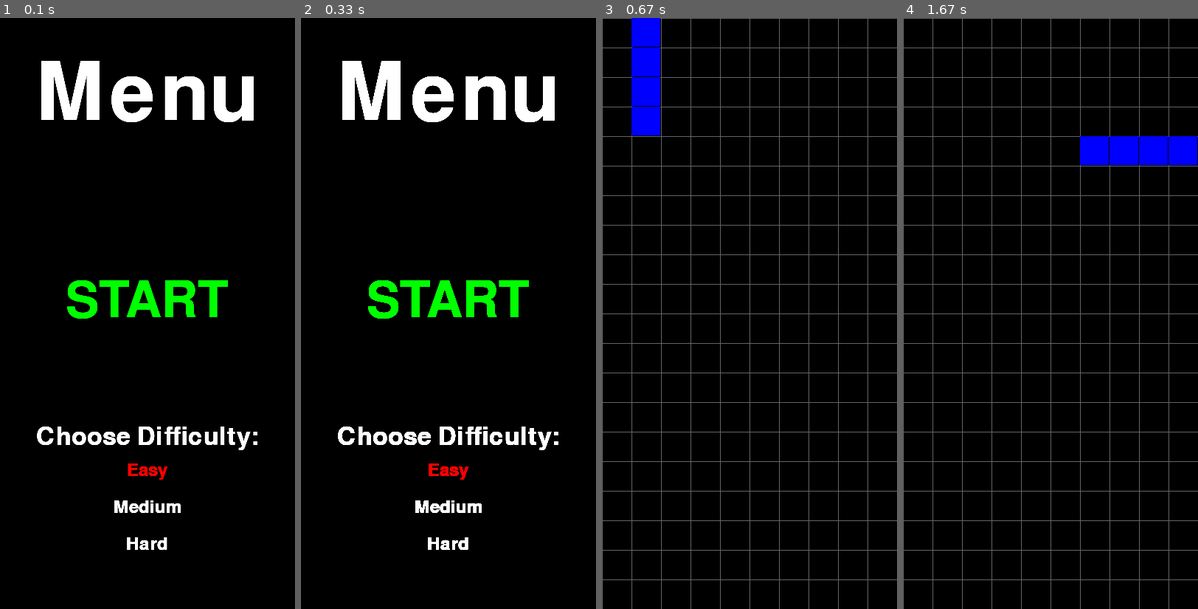
Above: before the commit, frames 1-4 (left to right).
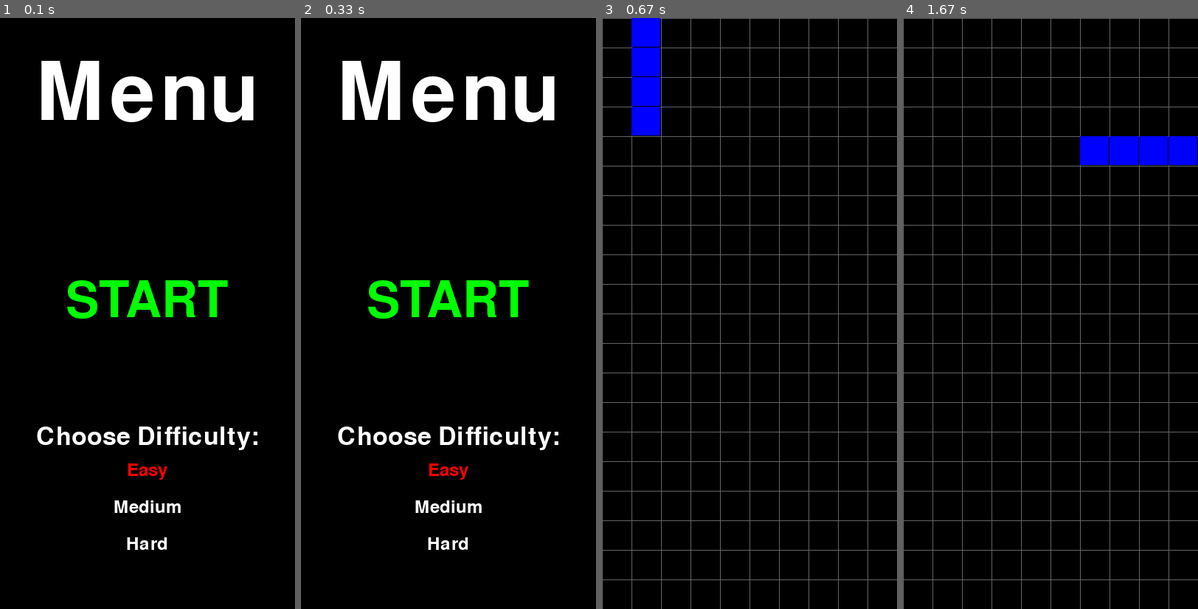
Above: after the commit, the same moments.

Repository: MrGio7/Tetris-pygame
Game: pygame game, started from main.py
Two runs of this game, one before a commit and one after it. Both use one fixed random seed, a clock stepped at 60 frames per second and the inputs below.
Inputs (mouse positions are in pixels of both pictures, inside the frame that each line leads up to):
- Up to frame 1 (0.1 s): no input
- Up to frame 2 (0.33 s): no input
- Up to frame 3 (0.67 s): press the mouse at (737, 337) at 0.37 s; move the mouse to (790, 319) at 0.47 s; release the mouse at (843, 295) at 0.6 s
- Up to frame 4 (1.67 s): hold Right 0.67-1.13 s; move the mouse to (979, 289) at 0.7 s; hold Up 1.17-1.47 s; hold Right from 1.5 s (still down)

The runs differ from the first frame. In frame 1, 1.2% of the frame differs, in the area x 12-86%, y 7-90%; in frame 2, 1.3%; in frame 3, nothing differs; in frame 4, nothing differs.

Commit message:
finished game

Diff:
--- a/blocks.py
+++ b/blocks.py
@@ -1,9 +1,9 @@
 import pygame
 import random
 from pygame.constants import K_DOWN, K_LEFT, K_RIGHT, K_UP
-from menu import Menu
+from window import Window
 
-class Blocks(Menu):
+class Blocks(Window):
     def __init__(self):
         super().__init__()
         self.shape = [
@@ -30,6 +30,7 @@
         self.response = 0
         self.rotation = 0
         self.border = False
+        self.fps = 20
 
     def block_rotation(self):
         self.rotation = self.rotation % (len(self.shape[self.random_shape]))
@@ -109,7 +110,10 @@
 
         if self.border:
             for cor in self.block:
-                self.bg.append(cor)
+                if cor[1] < self.size*3:
+                    self.state = "GameOver"
+                else:
+                    self.bg.append(cor)
             self.block = []
             self.random_shape = random.randint(0, int(len(self.shape) - 1))
             self.random_figure = random.randint(0, int(len(self.shape[self.random_shape]) - 1))
@@ -132,6 +136,7 @@
                     cpy = self.bg.copy()
                     self.bg.clear()
                     for coor in cpy:
+                        self.score += 1
                         if cor[1] != coor[1]:
                             if coor[1] < cor[1]:
                                 self.bg.append([coor[0], (coor[1] + self.size)])
--- /dev/null
+++ b/gameover.py
@@ -0,0 +1,9 @@
+import pygame
+from blocks import Blocks
+
+class Gameover(Blocks):
+    def __init__(self):
+        super().__init__()
+
+    def play_again(self, state):
+        self.start(state)
--- a/main.py
+++ b/main.py
@@ -1,10 +1,11 @@
+from menu import Menu
 import pygame
 from blocks import Blocks
 from menu import Menu
 
 pygame.init()
 
-blocks = Blocks()
+menu = Menu()
 
 clock = pygame.time.Clock()
 loop = True
@@ -16,22 +17,29 @@
 
     pygame.display.set_caption("Tetris By MrGio7")
 
-    if blocks.state == "Menu":
-        blocks.text("Menu", 160, blocks.WHITE, 50)
-        blocks.text("START", 100, blocks.GREEN, 350)
-        blocks.start("Game")
-        blocks.text("Choose Difficulty:", 50, blocks.WHITE, 550)
-        blocks.text("Easy", 35, blocks.WHITE, 600)
-        blocks.dif_choose("Easy")
-        blocks.text("Medium", 35, blocks.WHITE, 650)
-        blocks.dif_choose("Medium")
-        blocks.text("Hard", 35, blocks.WHITE, 700)
-        blocks.dif_choose("Hard")
-    elif blocks.state == "Game":
-        blocks.draw_grid()
-        blocks.draw_bg()
-        blocks.block_drop()
-        blocks.block_draw()
-        blocks.line_pop()
+    if menu.state == "Menu":
+        Menu()
+        menu.text("Menu", 160, menu.WHITE, 50)
+        menu.text("START", 100, menu.GREEN, 350)
+        menu.start("Game")
+        menu.text("Choose Difficulty:", 50, menu.WHITE, 550)
+        menu.text("Easy", 35, menu.WHITE, 600)
+        menu.dif_choose("Easy")
+        menu.text("Medium", 35, menu.WHITE, 650)
+        menu.dif_choose("Medium")
+        menu.text("Hard", 35, menu.WHITE, 700)
+        menu.dif_choose("Hard")
+    elif menu.state == "Game":
+        menu.draw_grid()
+        menu.draw_bg()
+        menu.block_drop()
+        menu.block_draw()
+        menu.line_pop()
+    elif menu.state == "GameOver":
+        menu.text("Game Over", 100, menu.WHITE, 50)
+        menu.text("Play Again", 90, menu.GREEN, 350)
+        menu.start("Menu")
+        menu.text(f"Your score: {menu.score}", 50, menu.WHITE, 550)
+
 
     pygame.display.flip()
--- a/menu.py
+++ b/menu.py
@@ -1,7 +1,7 @@
 import pygame
-from window import Window
+from blocks import Blocks
 
-class Menu(Window):
+class Menu(Blocks):
     def __init__(self):
         super().__init__()
         self.txt = ""
@@ -9,7 +9,7 @@
         self.pos = 0
         self.txt_size = 0
         self.difficulty = "Easy"
-        self.fps = 20
+        self.score = 0
 
     def text(self, text, size, color, posy):
         self.txt = text
@@ -24,6 +24,14 @@
         self.screen.blit(render, self.pos)
 
     def start(self, state):
+        self.bg = []
+        self.posx = 0
+        self.posy = 0
+        self.block = []
+        self.update = 0
+        self.response = 0
+        self.rotation = 0
+        self.border = False
         cl = pygame.mouse.get_pressed(num_buttons=3)
         pos = pygame.mouse.get_pos()
 
@@ -37,11 +45,8 @@
         if cl == (1, 0, 0) and pos[0] > self.pos[0] and pos[0] < (self.pos[0] + self.txt_size[0]) and pos[1] > self.pos[1] and pos[1] < (self.pos[1] + self.txt_size[1]):
                 self.difficulty = state
                 if state == "Easy":
-                    print("Easy")
                     self.fps = 20
                 elif state == "Medium":
-                    print("Medium")
                     self.fps = 15
                 elif state == "Hard":
-                    print("Hard")
                     self.fps = 10
